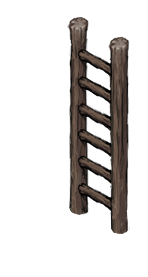
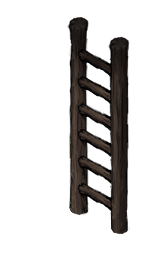
The second 148 × 277 image is a revision of the first. Changes to its layers:
pixels changed over (67, 17, 130, 234) (layer not identified)
